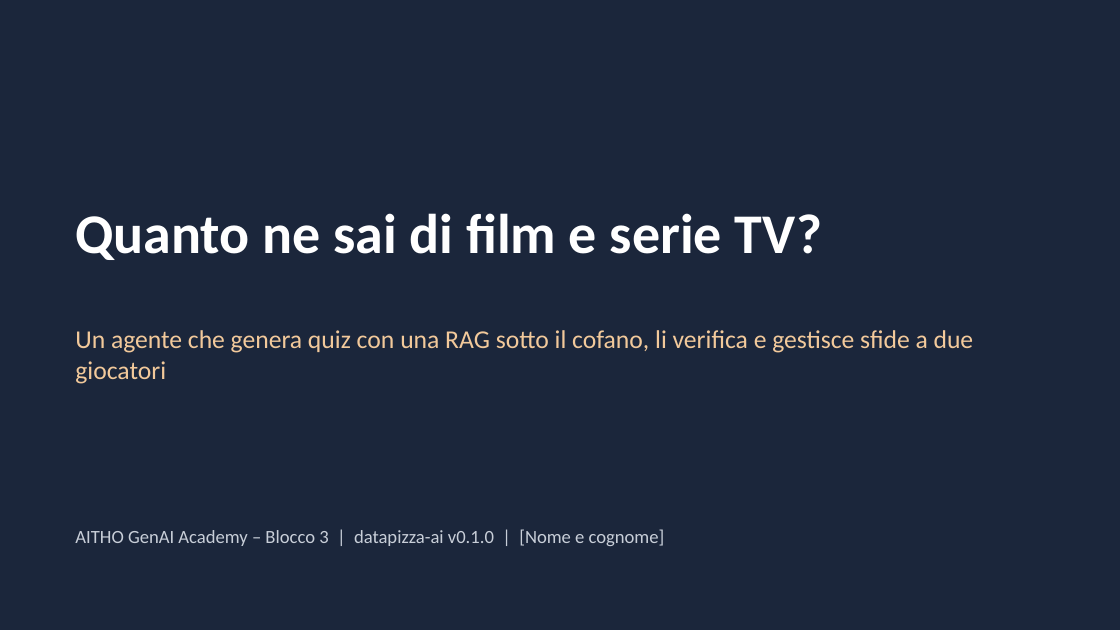
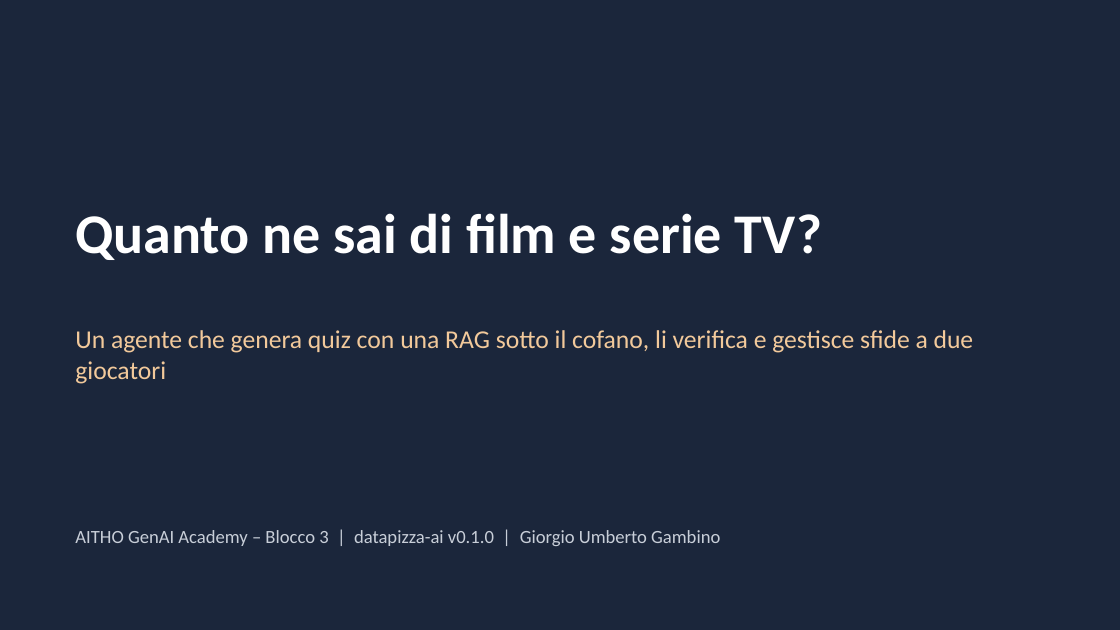
Before and after one commit to BERLUSCA/Noname, a slide deck: slide 1 of docs/Presentazione_Progetto.pptx. Drawn at 1120x630 pixels with LibreOffice and Linux fonts; fonts in the diff are those of the drawing. Boxes give left, top, right and bottom in pixels: in the first picture for what was removed or moved away, otherwise in the second. Text is boxed around its words. In the diff, an @@ line names an element or a change of style, - is before the commit and + after.

```diff
--- a/docs/Presentazione_Progetto.pptx
+++ b/docs/Presentazione_Progetto.pptx
@@ text at box(75, 530, 720, 546): text changed @@
-AITHO GenAI Academy – Blocco 3 | datapizza-ai v0.1.0 | [Nome e cognome]
+AITHO GenAI Academy – Blocco 3 | datapizza-ai v0.1.0 | Giorgio Umberto Gambino
```
Also in this commit, not shown: 2 other slides changed.
